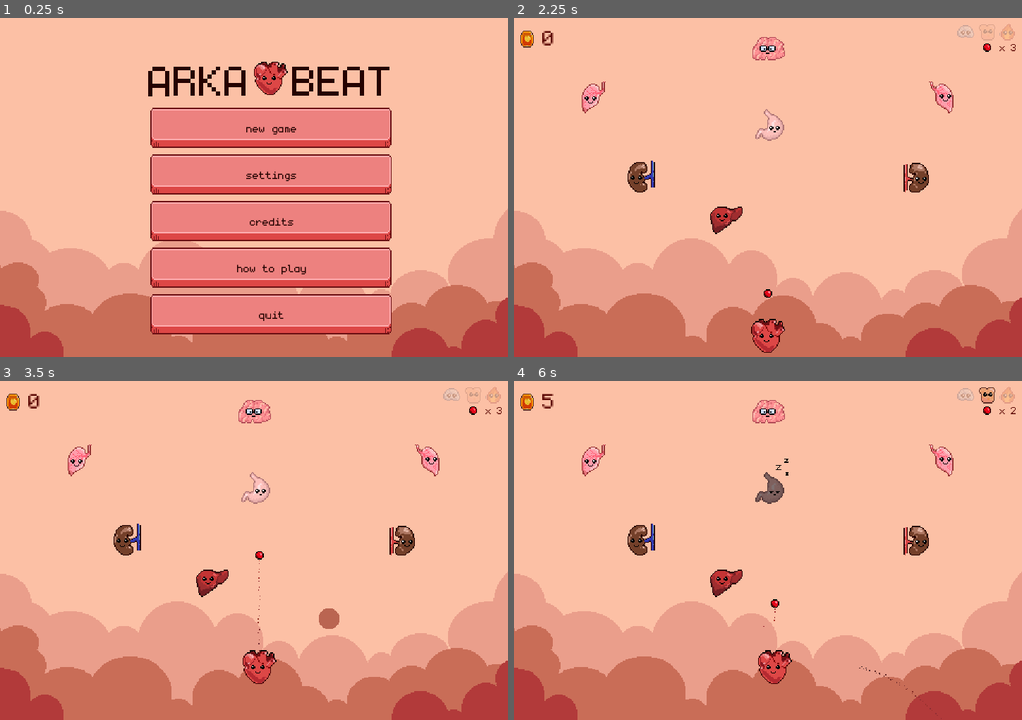
Above: before the commit, frames 1-4 (two rows, left to right).
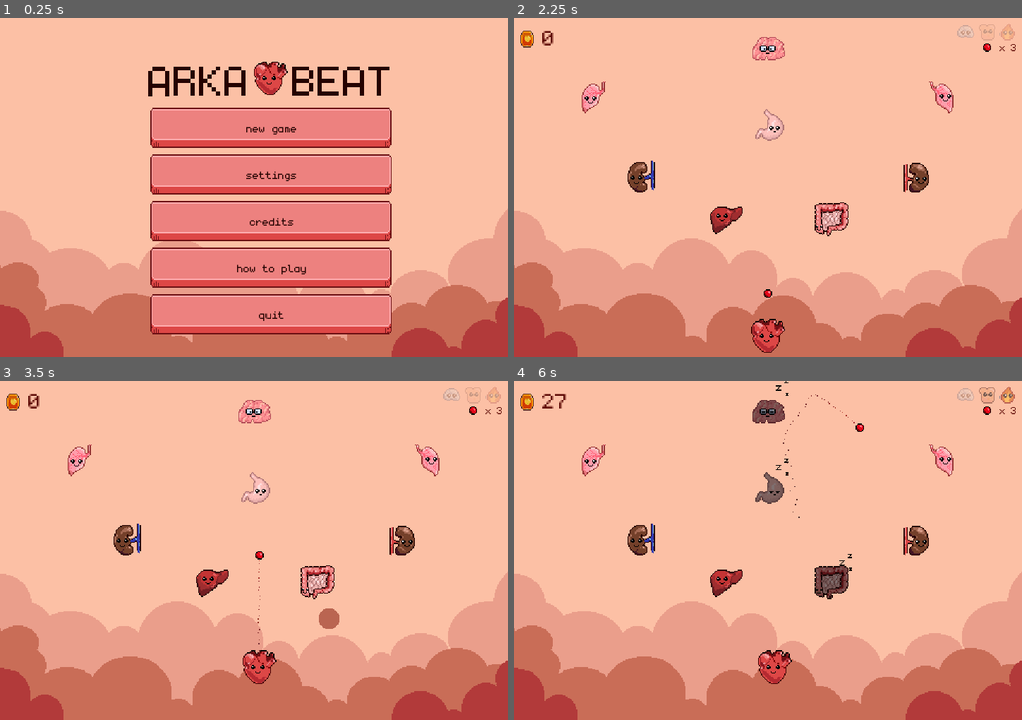
Above: after the commit, the same moments.

Repository: dmitriy-shmilo/arkabeat
Game: Godot game, scene res://screens/title/title.tscn
Same seed, same stepped clock (60 frames per second), same inputs: the game is played once before the commit and once after it. Sound files missing from this copy of the repository are replaced by a short silence.
Inputs (mouse positions are in pixels of both pictures, inside the frame that each line leads up to):
- Up to frame 1 (0.25 s): no input
- Up to frame 2 (2.25 s): click "how to play" at 0.5 s; click "back" at 1.25 s; click "new game" at 2 s
- Up to frame 3 (3.5 s): tap Enter at 2.75 s; move the mouse to (284, 550) at 2.77 s; hold W (up) from 2.78 s (still down); click (284, 550) at 2.85 s
- Up to frame 4 (6 s): keep holding W (up); move the mouse to (742, 550) at 3.52 s; click (742, 550) at 3.6 s; move the mouse to (778, 543) at 4.27 s; click (778, 543) at 4.35 s; move the mouse to (762, 557) at 5.02 s; click (762, 557) at 5.1 s; move the mouse to (803, 553) at 5.77 s; click (803, 553) at 5.85 s

The runs differ from the first frame. In frame 1, less than 0.1% of the frame differs, in the area x 51-52%, y 12-14%; in frame 2, 0.5%; in frame 3, 0.5%; in frame 4, 1.4%, in the area x 5-99%, y 0-100%.
Error in both runs: Trying to assign value of type 'AnimatedSprite' to a variable of type 'Sprite'. (res://bat/bat.gd:11)

Commit message:
Add intestine target

Diff:
--- a/src/organ/organ.gd
+++ b/src/organ/organ.gd
@@ -11,6 +11,7 @@
 	BRAIN,
 	LIVER,
 	STOMACH,
+	INTESTINE,
 }
 
 enum RESOURCE_TYPE {
@@ -133,6 +134,8 @@
 			return 6
 		ORGAN_TYPE.LIVER:
 			return 7
+		ORGAN_TYPE.INTESTINE:
+			return 8
 
 
 func _get_resource_frame(resource):
--- a/src/screens/main/main.tscn
+++ b/src/screens/main/main.tscn
@@ -62,6 +62,13 @@
 consumed_resource = 2
 speed_mod = 2.0
 
+[node name="Intestine" parent="Organs" instance=ExtResource( 5 )]
+position = Vector2( 300, 190 )
+organ_type = 8
+provided_resource = 3
+consumed_resource = 2
+speed_mod = 2.0
+
 [node name="LeftKidney" parent="Organs" instance=ExtResource( 5 )]
 position = Vector2( 120, 150 )
 organ_type = 3
--- a/src/screens/tutorial/tutorial.tscn
+++ b/src/screens/tutorial/tutorial.tscn
@@ -7,47 +7,51 @@
 [ext_resource path="res://organ/organs.png" type="Texture" id=5]
 [ext_resource path="res://screens/tutorial/tutorial.gd" type="Script" id=6]
 
-[sub_resource type="AtlasTexture" id=11]
+[sub_resource type="AtlasTexture" id=1]
 atlas = ExtResource( 5 )
 region = Rect2( 0, 0, 32, 32 )
 
-[sub_resource type="AtlasTexture" id=1]
+[sub_resource type="AtlasTexture" id=2]
 atlas = ExtResource( 4 )
 region = Rect2( 80, 0, 16, 16 )
 
-[sub_resource type="AtlasTexture" id=2]
+[sub_resource type="AtlasTexture" id=3]
 atlas = ExtResource( 5 )
 region = Rect2( 488, 8, 16, 16 )
 
-[sub_resource type="AtlasTexture" id=3]
+[sub_resource type="AtlasTexture" id=4]
 atlas = ExtResource( 4 )
 region = Rect2( 0, 0, 16, 16 )
 
-[sub_resource type="AtlasTexture" id=4]
+[sub_resource type="AtlasTexture" id=5]
 atlas = ExtResource( 4 )
 region = Rect2( 16, 0, 16, 16 )
 
-[sub_resource type="AtlasTexture" id=5]
+[sub_resource type="AtlasTexture" id=6]
 atlas = ExtResource( 4 )
 region = Rect2( 32, 0, 16, 16 )
 
-[sub_resource type="AtlasTexture" id=6]
+[sub_resource type="AtlasTexture" id=7]
 atlas = ExtResource( 5 )
 region = Rect2( 0, 32, 32, 32 )
 
-[sub_resource type="AtlasTexture" id=7]
+[sub_resource type="AtlasTexture" id=8]
 atlas = ExtResource( 5 )
 region = Rect2( 0, 64, 32, 32 )
 
-[sub_resource type="AtlasTexture" id=8]
+[sub_resource type="AtlasTexture" id=9]
 atlas = ExtResource( 5 )
 region = Rect2( 0, 96, 32, 32 )
 
-[sub_resource type="AtlasTexture" id=9]
+[sub_resource type="AtlasTexture" id=10]
 atlas = ExtResource( 5 )
 region = Rect2( 0, 160, 32, 32 )
 
-[sub_resource type="AtlasTexture" id=10]
+[sub_resource type="AtlasTexture" id=11]
+atlas = ExtResource( 5 )
+region = Rect2( 0, 256, 32, 32 )
+
+[sub_resource type="AtlasTexture" id=12]
 atlas = ExtResource( 5 )
 region = Rect2( 0, 224, 32, 32 )
 
@@ -84,11 +88,11 @@
 }
 
 [node name="HBoxContainer" type="HBoxContainer" parent="VBoxContainer"]
-margin_right = 454.0
+margin_right = 460.0
 margin_bottom = 51.0
 
 [node name="Title" type="Label" parent="VBoxContainer/HBoxContainer"]
-margin_right = 454.0
+margin_right = 460.0
 margin_bottom = 51.0
 size_flags_horizontal = 3
 custom_fonts/font = ExtResource( 2 )
@@ -97,19 +101,19 @@
 
 [node name="HBoxContainer10" type="HBoxContainer" parent="VBoxContainer"]
 margin_top = 55.0
-margin_right = 454.0
+margin_right = 460.0
 margin_bottom = 87.0
 alignment = 1
 
 [node name="Icon" type="TextureRect" parent="VBoxContainer/HBoxContainer10"]
-margin_left = 62.0
-margin_right = 94.0
-margin_bottom = 32.0
-texture = SubResource( 11 )
+margin_left = 65.0
+margin_right = 97.0
+margin_bottom = 32.0
+texture = SubResource( 1 )
 
 [node name="Description" type="Label" parent="VBoxContainer/HBoxContainer10"]
-margin_left = 98.0
-margin_right = 392.0
+margin_left = 101.0
+margin_right = 395.0
 margin_bottom = 32.0
 size_flags_horizontal = 0
 size_flags_vertical = 1
@@ -118,8 +122,8 @@
 
 [node name="GridContainer" type="GridContainer" parent="VBoxContainer"]
 margin_top = 91.0
-margin_right = 454.0
-margin_bottom = 228.0
+margin_right = 460.0
+margin_bottom = 241.0
 columns = 2
 __meta__ = {
 "_edit_use_anchors_": false
@@ -145,13 +149,13 @@
 
 [node name="HBoxContainer3" type="HBoxContainer" parent="VBoxContainer/GridContainer"]
 margin_left = 250.0
-margin_right = 454.0
+margin_right = 460.0
 margin_bottom = 29.0
 
 [node name="Icon" type="TextureRect" parent="VBoxContainer/GridContainer/HBoxContainer3"]
 margin_right = 16.0
 margin_bottom = 29.0
-texture = SubResource( 2 )
+texture = SubResource( 3 )
 
 [node name="Description" type="Label" parent="VBoxContainer/GridContainer/HBoxContainer3"]
 margin_left = 20.0
@@ -194,13 +198,13 @@
 [node name="HBoxContainer5" type="HBoxContainer" parent="VBoxContainer/GridContainer"]
 margin_left = 250.0
 margin_top = 33.0
-margin_right = 454.0
+margin_right = 460.0
 margin_bottom = 65.0
 
 [node name="Icon" type="TextureRect" parent="VBoxContainer/GridContainer/HBoxContainer5"]
 margin_right = 32.0
 margin_bottom = 32.0
-texture = SubResource( 6 )
+texture = SubResource( 7 )
 
 [node name="Description" type="Label" parent="VBoxContainer/GridContainer/HBoxContainer5"]
 margin_left = 36.0
@@ -233,13 +237,13 @@
 [node name="HBoxContainer7" type="HBoxContainer" parent="VBoxContainer/GridContainer"]
 margin_left = 250.0
 margin_top = 69.0
-margin_right = 454.0
+margin_right = 460.0
 margin_bottom = 101.0
 
 [node name="Icon" type="TextureRect" parent="VBoxContainer/GridContainer/HBoxContainer7"]
 margin_right = 32.0
 margin_bottom = 32.0
-texture = SubResource( 8 )
+texture = SubResource( 9 )
 
 [node name="Description" type="Label" parent="VBoxContainer/GridContainer/HBoxContainer7"]
 margin_left = 36.0
@@ -253,17 +257,17 @@
 [node name="HBoxContainer8" type="HBoxContainer" parent="VBoxContainer/GridContainer"]
 margin_top = 105.0
 margin_right = 246.0
-margin_bottom = 137.0
+margin_bottom = 150.0
 
 [node name="Icon" type="TextureRect" parent="VBoxContainer/GridContainer/HBoxContainer8"]
 margin_right = 32.0
-margin_bottom = 32.0
-texture = SubResource( 9 )
+margin_bottom = 45.0
+texture = SubResource( 10 )
 
 [node name="Description" type="Label" parent="VBoxContainer/GridContainer/HBoxContainer8"]
 margin_left = 36.0
 margin_right = 174.0
-margin_bottom = 32.0
+margin_bottom = 45.0
 size_flags_horizontal = 0
 size_flags_vertical = 1
 text = "- lungs, provide oxygen"
@@ -271,28 +275,35 @@
 [node name="HBoxContainer9" type="HBoxContainer" parent="VBoxContainer/GridContainer"]
 margin_left = 250.0
 margin_top = 105.0
-margin_right = 454.0
-margin_bottom = 137.0
+margin_right = 460.0
+margin_bottom = 150.0
+
+[node name="Icon2" type="TextureRect" parent="VBoxContainer/GridContainer/HBoxContainer9"]
+margin_right = 32.0
+margin_bottom = 45.0
+texture = SubResource( 11 )
 
 [node name="Icon" type="TextureRect" parent="VBoxContainer/GridContainer/HBoxContainer9"]
-margin_right = 32.0
-margin_bottom = 32.0
-texture = SubResource( 10 )
+margin_left = 36.0
+margin_right = 68.0
+margin_bottom = 45.0
+texture = SubResource( 12 )
 
 [node name="Description" type="Label" parent="VBoxContainer/GridContainer/HBoxContainer9"]
-margin_left = 36.0
-margin_right = 204.0
-margin_bottom = 32.0
-size_flags_horizontal = 0
-size_flags_vertical = 1
-text = "- liver. consumes nutrition,
-provides energy"
+margin_left = 72.0
+margin_right = 210.0
+margin_bottom = 45.0
+size_flags_horizontal = 0
+size_flags_vertical = 1
+text = "- intestine and liver.
+consume nutrition,
+provide energy"
 
 [node name="BackButton" type="Button" parent="VBoxContainer"]
-margin_left = 204.0
-margin_top = 232.0
-margin_right = 248.402
-margin_bottom = 277.0
+margin_left = 207.0
+margin_top = 245.0
+margin_right = 251.402
+margin_bottom = 290.0
 size_flags_horizontal = 4
 size_flags_vertical = 5
 text = "back"
Binary file changed: src/organ/organs.png
Not shown: 4 places in src/screens/tutorial/tutorial.tscn that only renumber resources
Not shown, changed: art/organs.aseprite
